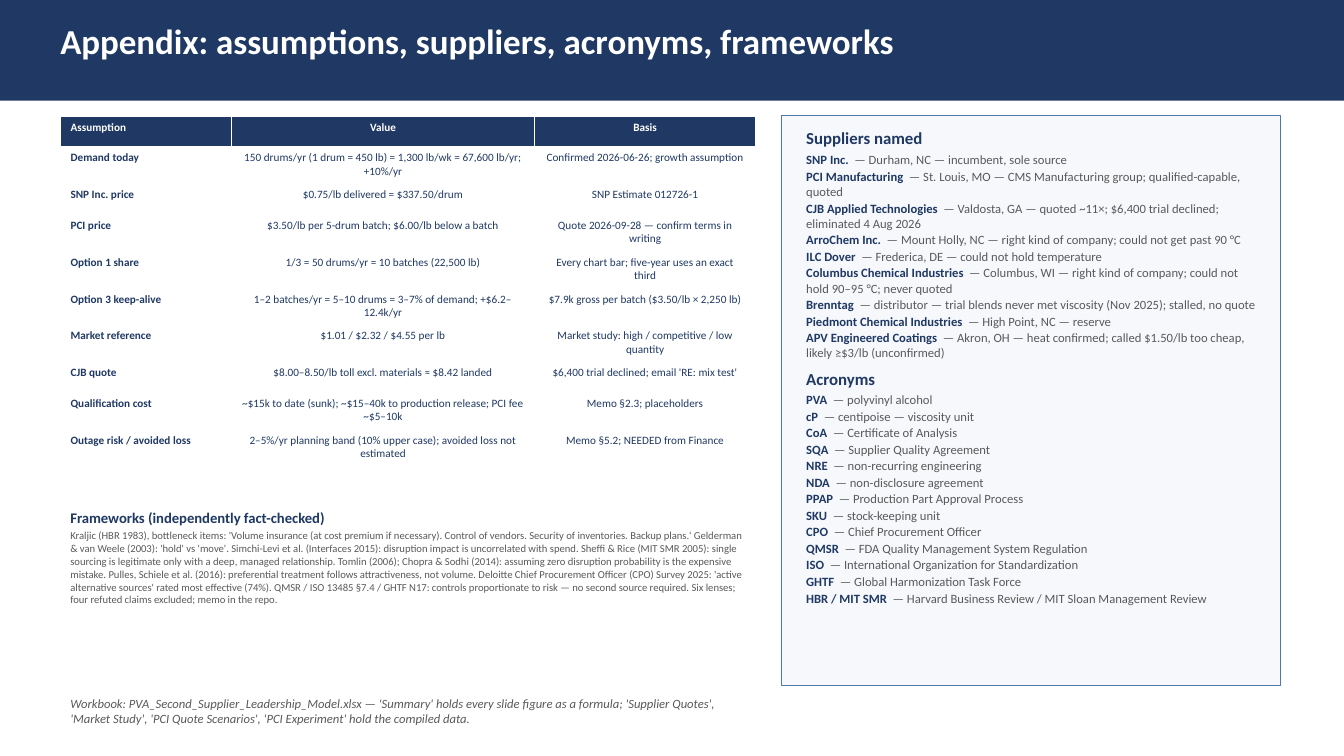
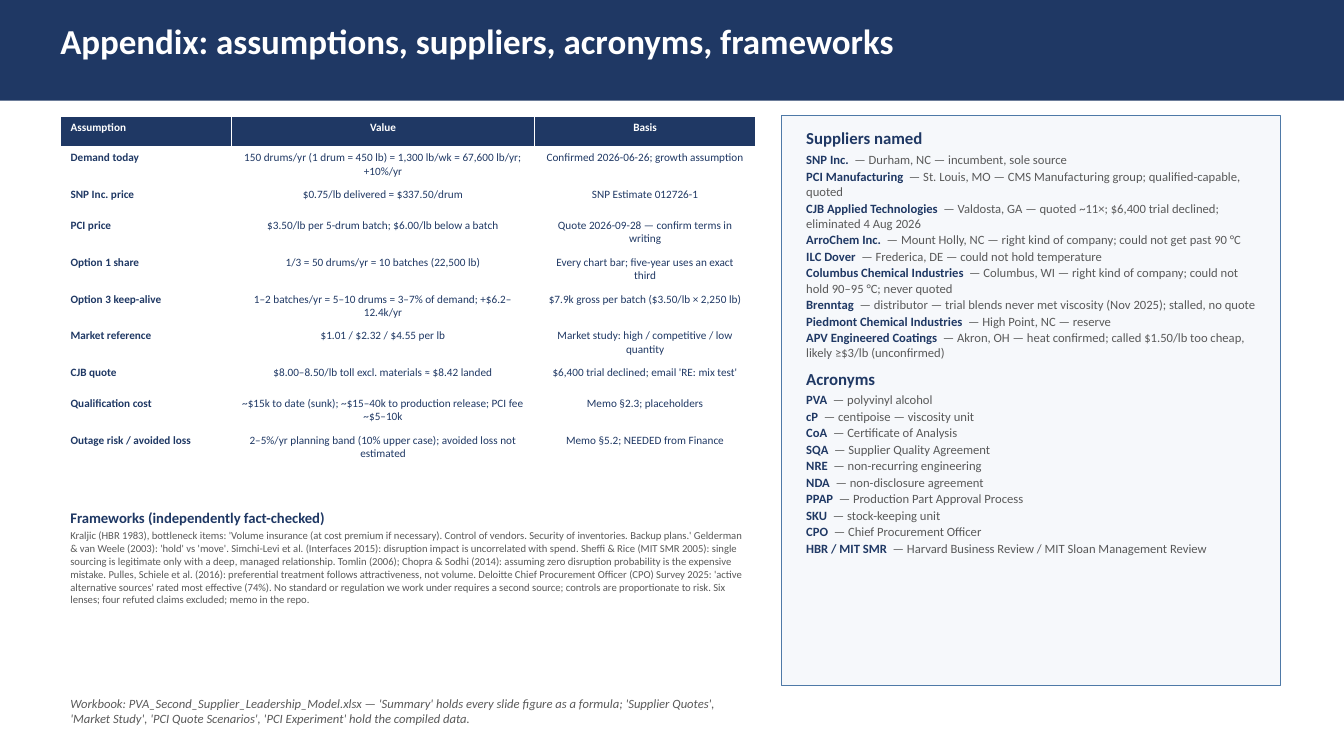
Before and after one commit to naviero1/Claude-Works, a slide deck: slide 10 of PVA second supplier initiative/PVA_Second_Supplier_Leadership_Deck.pptx. Drawn at 1344x756 pixels with LibreOffice and Linux fonts; fonts in the diff are those of the drawing. Boxes give left, top, right and bottom in pixels: in the first picture for what was removed or moved away, otherwise in the second. Text is boxed around its words. In the diff, an @@ line names an element or a change of style, - is before the commit and + after.

```diff
--- a/PVA second supplier initiative/PVA_Second_Supplier_Leadership_Deck.pptx
+++ b/PVA second supplier initiative/PVA_Second_Supplier_Leadership_Deck.pptx
@@ text at [70, 531, 742, 605]: text changed @@
-Kraljic (HBR 1983), bottleneck items: 'Volume insurance (at cost premium if necessary). Control of vendors. Security of inventories. Backup plans.' Gelderman & van Weele (2003): 'hold' vs 'move'. Simchi-Levi et al. (Interfaces 2015): disruption impact is uncorrelated with spend. Sheffi & Rice (MIT SMR 2005): single sourcing is legitimate only with a deep, managed relationship. Tomlin (2006); Chopra & Sodhi (2014): assuming zero disruption probability is the expensive mistake. Pulles, Schiele et al. (2016): preferential treatment follows attractiveness, not volume. Deloitte Chief Procurement Officer (CPO) Survey 2025: 'active alternative sources' rated most effective (74%). QMSR / ISO 13485 §7.4 / GHTF N17: controls proportionate to risk — no second source required. Six lenses; four refuted claims excluded; memo in the repo.
+Kraljic (HBR 1983), bottleneck items: 'Volume insurance (at cost premium if necessary). Control of vendors. Security of inventories. Backup plans.' Gelderman & van Weele (2003): 'hold' vs 'move'. Simchi-Levi et al. (Interfaces 2015): disruption impact is uncorrelated with spend. Sheffi & Rice (MIT SMR 2005): single sourcing is legitimate only with a deep, managed relationship. Tomlin (2006); Chopra & Sodhi (2014): assuming zero disruption probability is the expensive mistake. Pulles, Schiele et al. (2016): preferential treatment follows attractiveness, not volume. Deloitte Chief Procurement Officer (CPO) Survey 2025: 'active alternative sources' rated most effective (74%). No standard or regulation we work under requires a second source; controls are proportionate to risk. Six lenses; four refuted claims excluded; memo in the repo.
@@ text at [806, 544, 1088, 586]: paragraphs removed @@
-QMSR — FDA Quality Management System Regulation
-ISO — International Organization for Standardization
-GHTF — Global Harmonization Task Force
```
Also in this commit, not shown: 2 other slides changed, 2 other files.
